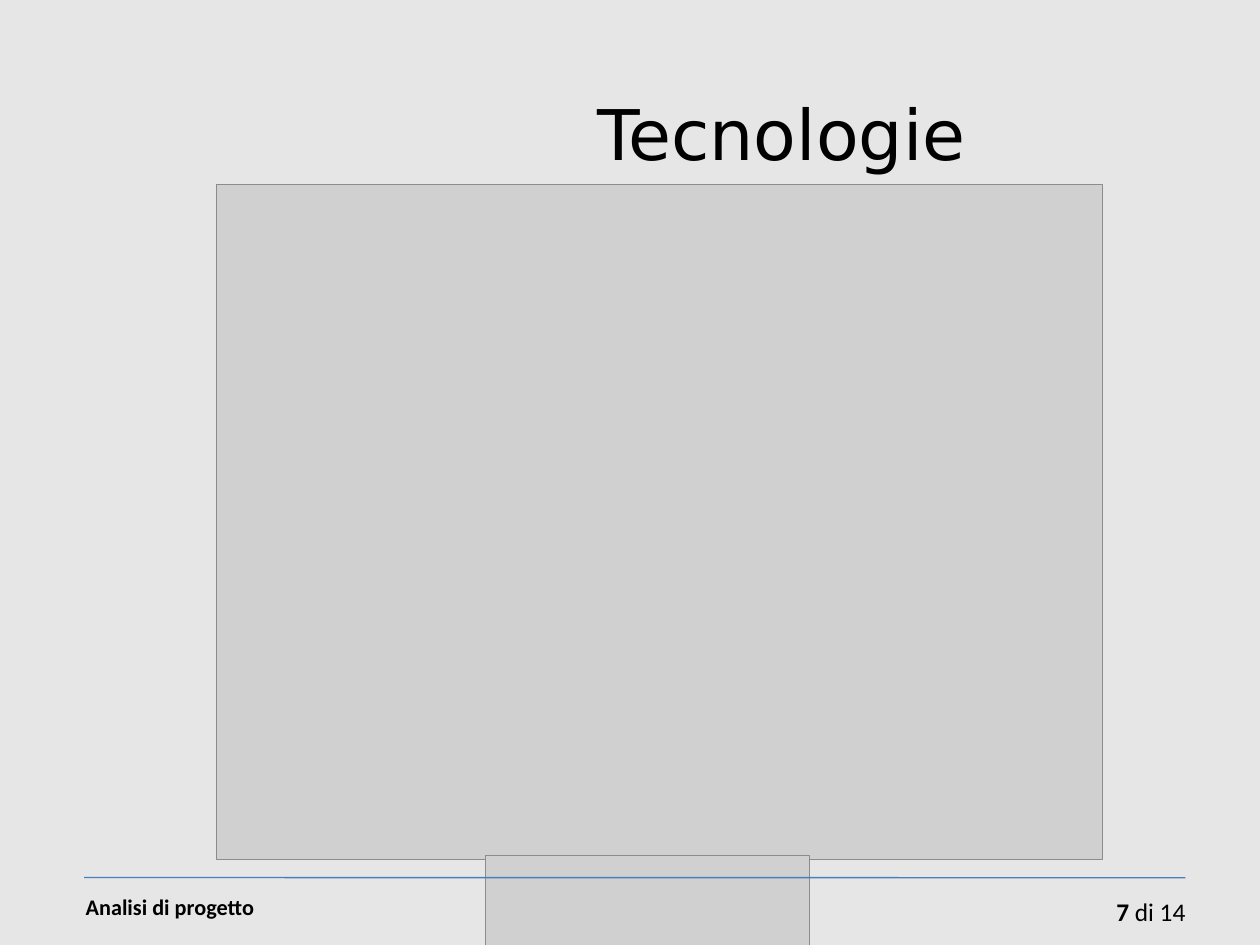
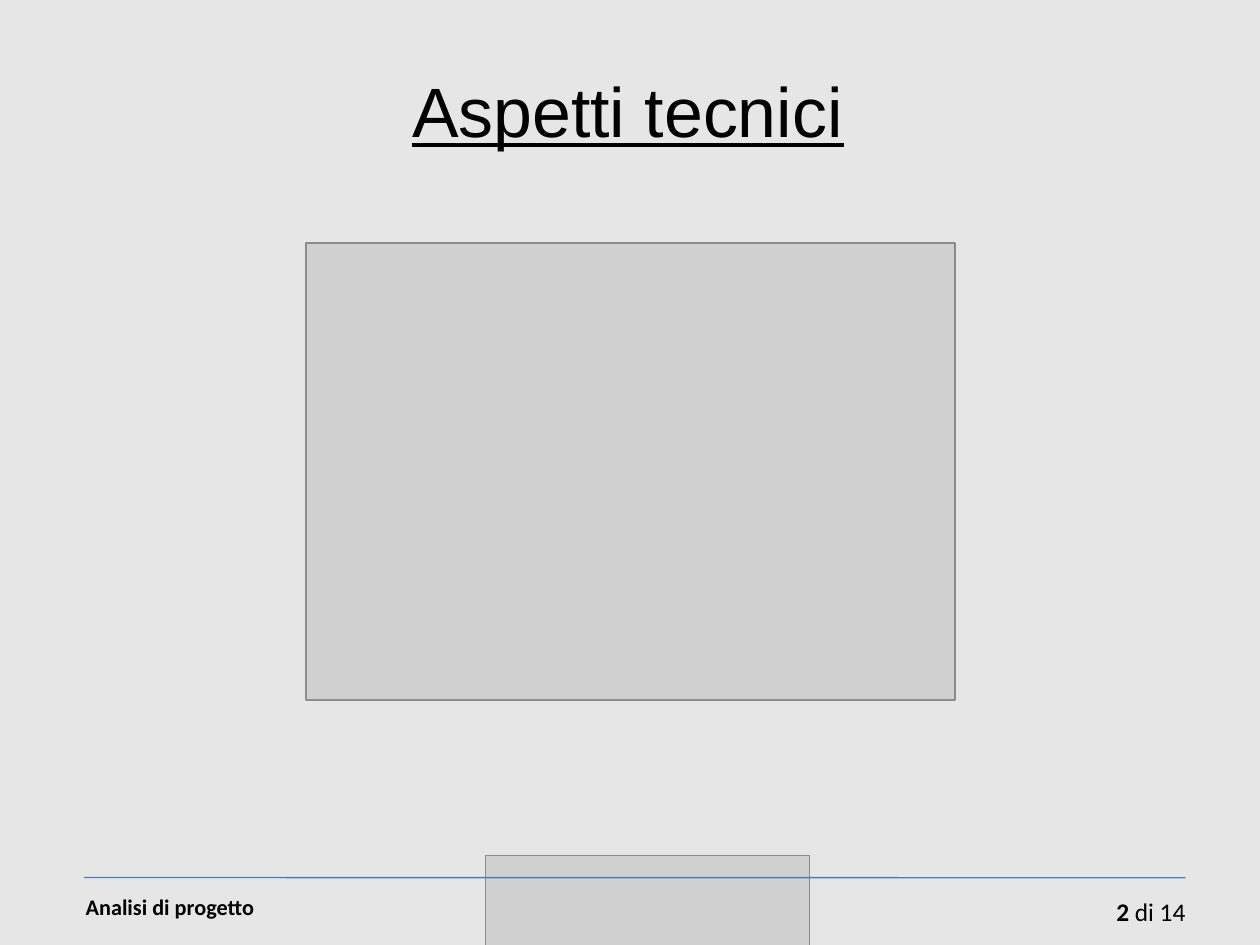
Before and after one commit to sevenfold-IS2011/woty_SGP, a slide deck: slide 2 of 2 dettagli tecnici/Presentazione-cap2.ppt (slide 7 before the commit). Drawn at 1260x945 pixels with LibreOffice and Linux fonts; fonts in the diff are those of the drawing; grey boxes stand for pictures. Boxes give left, top, right and bottom in pixels: in the first picture for what was removed or moved away, otherwise in the second. Text is boxed around its words. In the diff, an @@ line names an element or a change of style, - is before the commit and + after.

```diff
--- a/2 dettagli tecnici/Presentazione-cap2.ppt
+++ b/2 dettagli tecnici/Presentazione-cap2.ppt
@@ title added at (x1=412, y1=86, x2=843, y2=151), 44 pt, text #000000, underline @@
+Aspetti tecnici
@@ text removed at (x1=598, y1=107, x2=966, y2=175) @@
-Tecnologie
@@ picture resized from (x1=217, y1=184, x2=1103, y2=859) to (x1=306, y1=244, x2=956, y2=701) @@
@@ page number at (x1=1116, y1=903, x2=1186, y2=921): text changed @@
-7 di 14
+2 di 14
```
Also in this commit, not shown: 1 other slide changed, 7 slides added, 12 slides removed, 1 other file.
